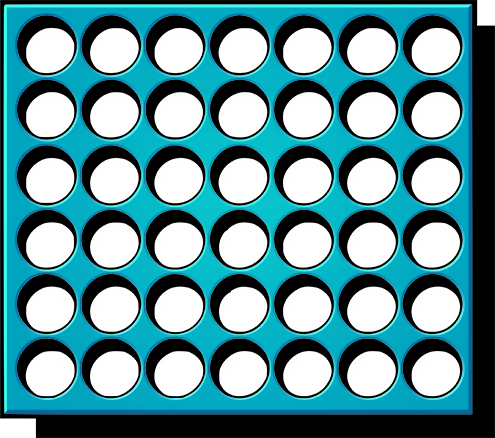
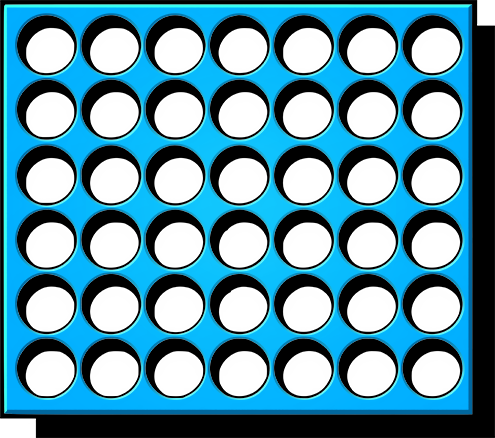
Layers edited between the first and the second 495 × 438 image:
painted on "Gradient" over [6, 7, 469, 415]
added layer "Layer 5" above "Base Color" over [6, 7, 469, 415]
